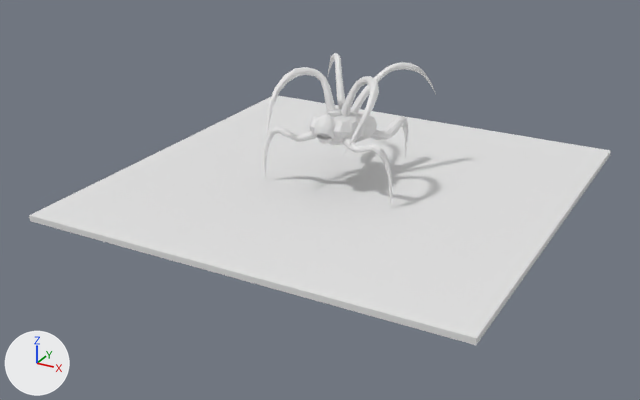
A saved change to the Blender file AAC/Wumpling/Wumpling.blend.
Before and after are seen from a camera (50 mm lens) standing at (5.24, -10.26, 4.74) and looking at (-0.12, -0.52, -0.13). The lights are fixed; the arrows at lower left show +X, +Y and +Z.

The first picture shows 'Main Body', 'Plane'.
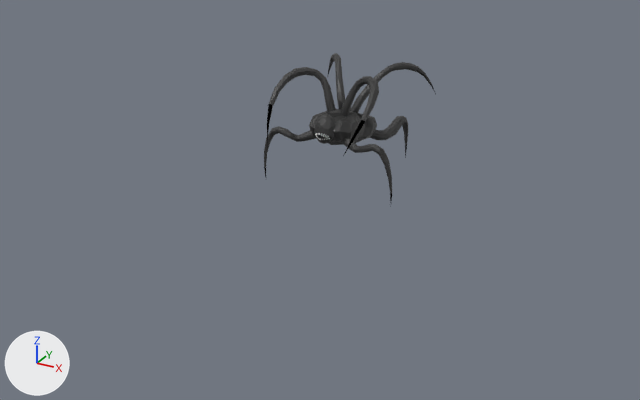
The change, as a list of edits to the scene's bpy script:
```text
Add mat_body:
    mat_body = principled_material('Body')
    mat_body.base_color = (0.0359, 0.0359, 0.0359)  # black #353535
Add mat_teeth:
    mat_teeth = principled_material('Teeth')
    mat_teeth.base_color = (1.0, 1.0, 1.0)  # white #ffffff
    mat_teeth.roughness = 0.0
    mat_teeth.specular_ior_level = 1.0
Add mat_tips:
    mat_tips = principled_material('Tips')
    mat_tips.base_color = (0.0, 0.0, 0.0)  # black #000000
    mat_tips.metallic = 1.0
    mat_tips.roughness = 0.0
Change me_vert_001:
    where me_vert_001.from_pydata(...)  # 978 vertices, 1598 faces; spans x -0.97..0.97, y -0.51..0.31, z -0.85..1.56
    used by ob_main_body; location = (0.0, 0.47, 0.94); rotation_euler = (1.366, 0.0, 0.0), in degrees (78, 0, 0); scale = (1.0, 2.21, 1.0)
    me_vert_001 part 1: 1377 of the faces centred in x -0.96..0.97, y -0.39..0.31, z -0.78..1.32 switch from no material to mat_body (black #353535)
    me_vert_001 part 2: 18 of the faces centred in x 0.57..0.68, y -0.16..-0.02, z 1.37..1.53 switch from no material to mat_tips (black #000000)
    me_vert_001 part 3: 17 of the faces centred in x -0.67..-0.56, y -0.17..-0.02, z 1.37..1.54 switch from no material to mat_tips (black #000000)
    add me_vert_001.materials.append(mat_teeth)  # white #ffffff
Change ob_plane:
    add ob_plane.hide_set(True)
```

Changed parts and their boxes [x1, y1, x2, y2] in the pictures (640 x 400 px):
'Plane', hidden: before [29, 96, 611, 345]
part 1 of me_vert_001, recoloured (white to black): [264, 53, 432, 194] in both
part 2 of me_vert_001, recoloured: [343, 120, 365, 156] in both
part 3 of me_vert_001, recoloured: [267, 104, 273, 143] in both
